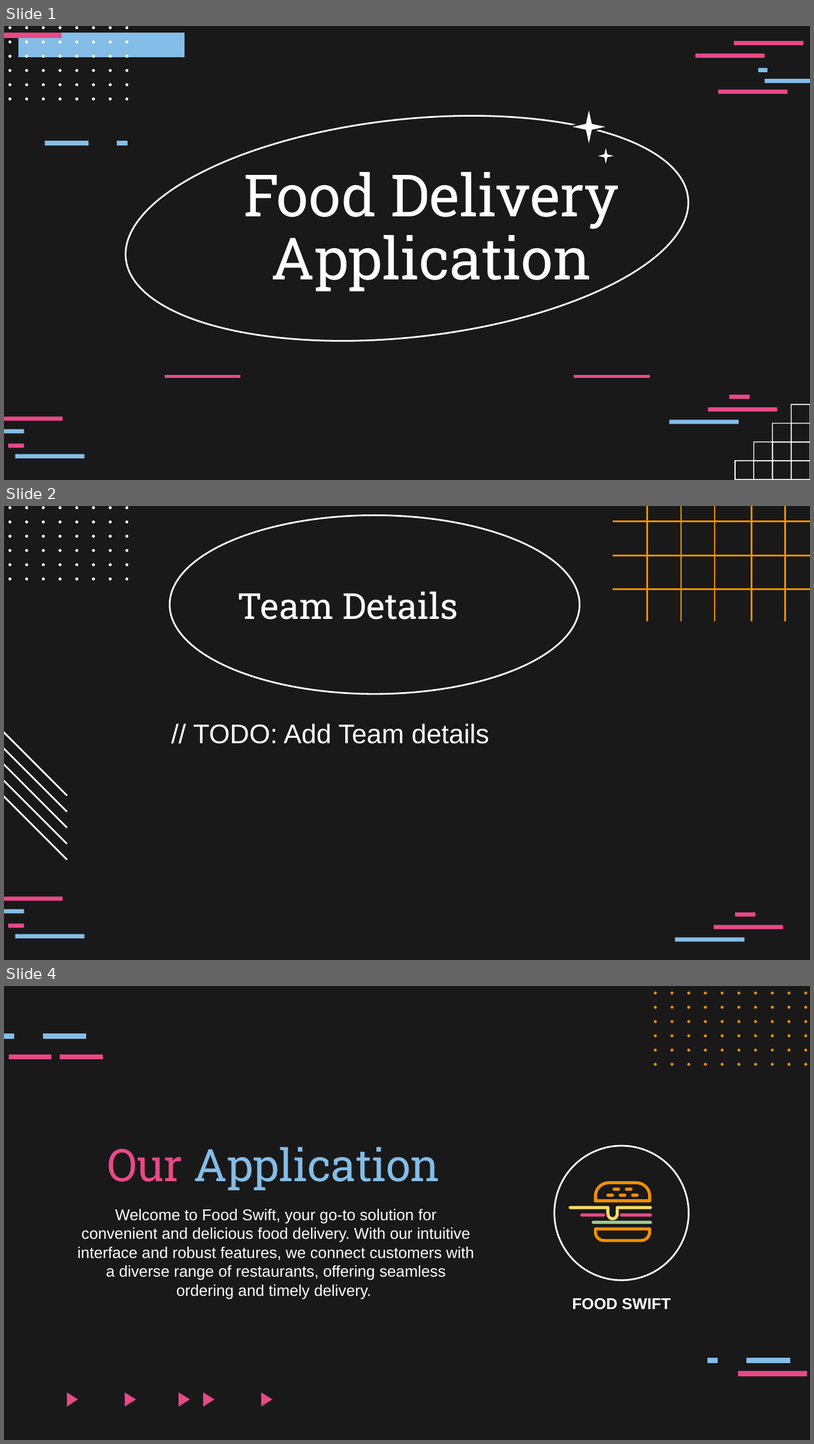
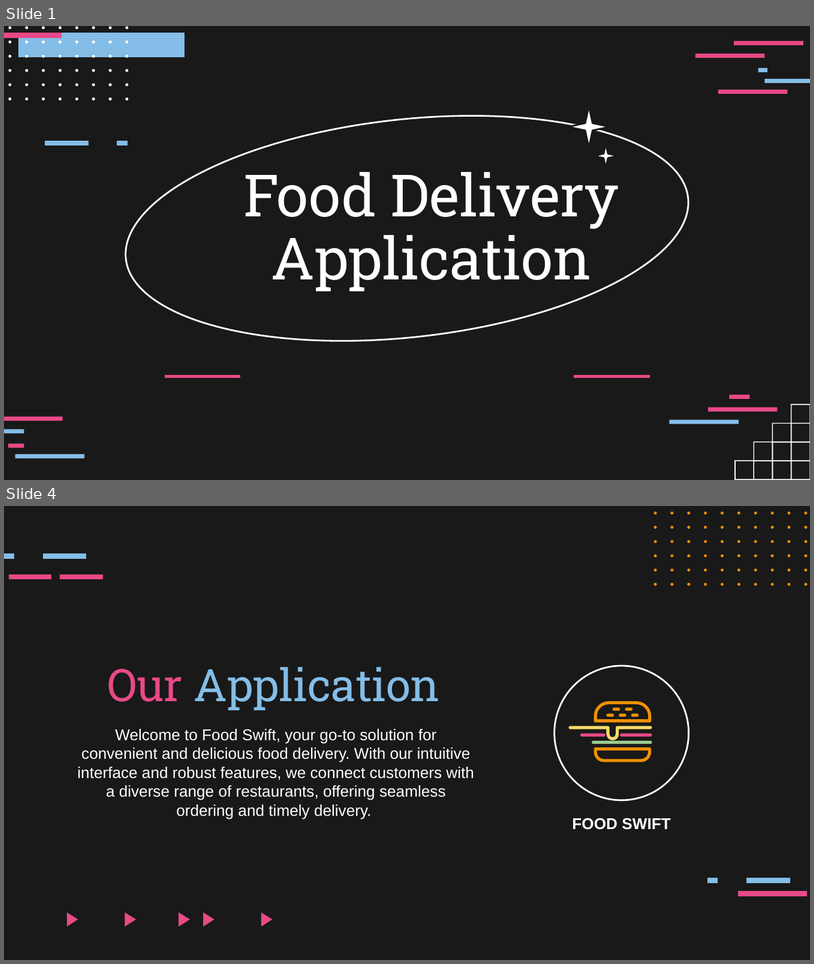
Before and after one commit to anish-2903/Food_Delivery_App, a slide deck: Resources/Presentation.pptx. Shown one above the other, each under a label of ours: slides 1, 2 and 4 before the commit, slides 1 and 4 after it; the slides between them are not shown. The pictures are 814x1444 and 814x964 pixels, drawn with LibreOffice and Linux fonts; fonts in the diff are those of the drawing. Boxes give left, top, right and bottom in pixels: in the first picture for what was removed or moved away, otherwise in the second. Text is boxed around its words. In the diff, an @@ line names an element or a change of style, - is before the commit and + after.

```diff
--- a/Resources/Presentation.pptx
+++ b/Resources/Presentation.pptx
@@ slide 2 removed at (4,506,810,960), background #191919; not listed: 52 template elements that a slide beside it also shows @@
@@ ellipse removed at (170,515,581,693) @@
-Team Details
@@ group removed at (613,506,810,621): 8 lines @@
@@ group removed at (4,731,67,859): 5 freeform shapes @@
@@ text removed at (193,723,489,744) @@
-// TODO: Add Team details
@@ rectangle removed at (735,912,756,916) @@
@@ rectangle removed at (676,937,745,942) @@
@@ rectangle removed at (714,925,784,928) @@
```
Also in this commit, not shown: 3 slides changed, 1 slide added, 5 other files.
